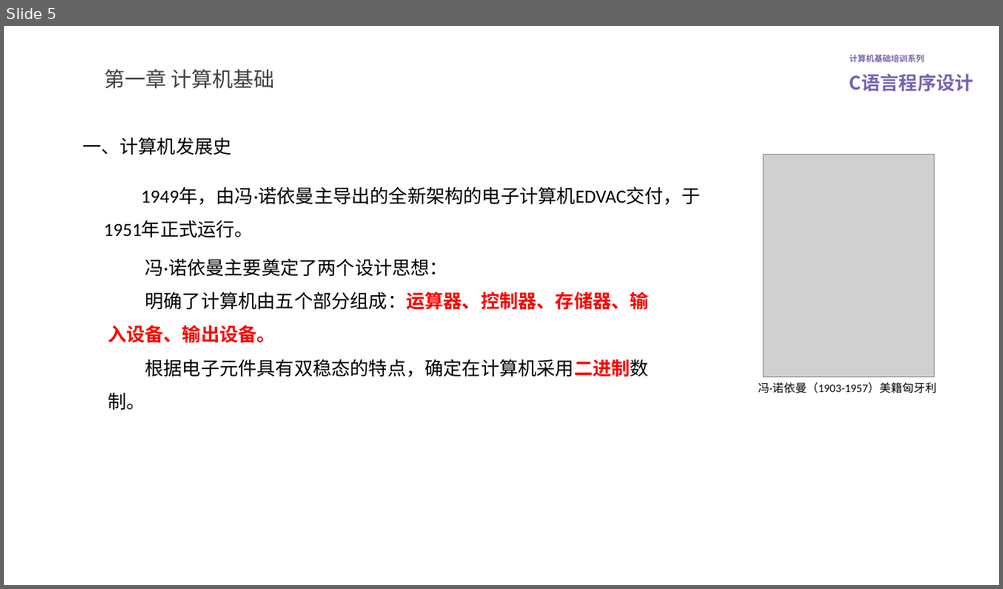
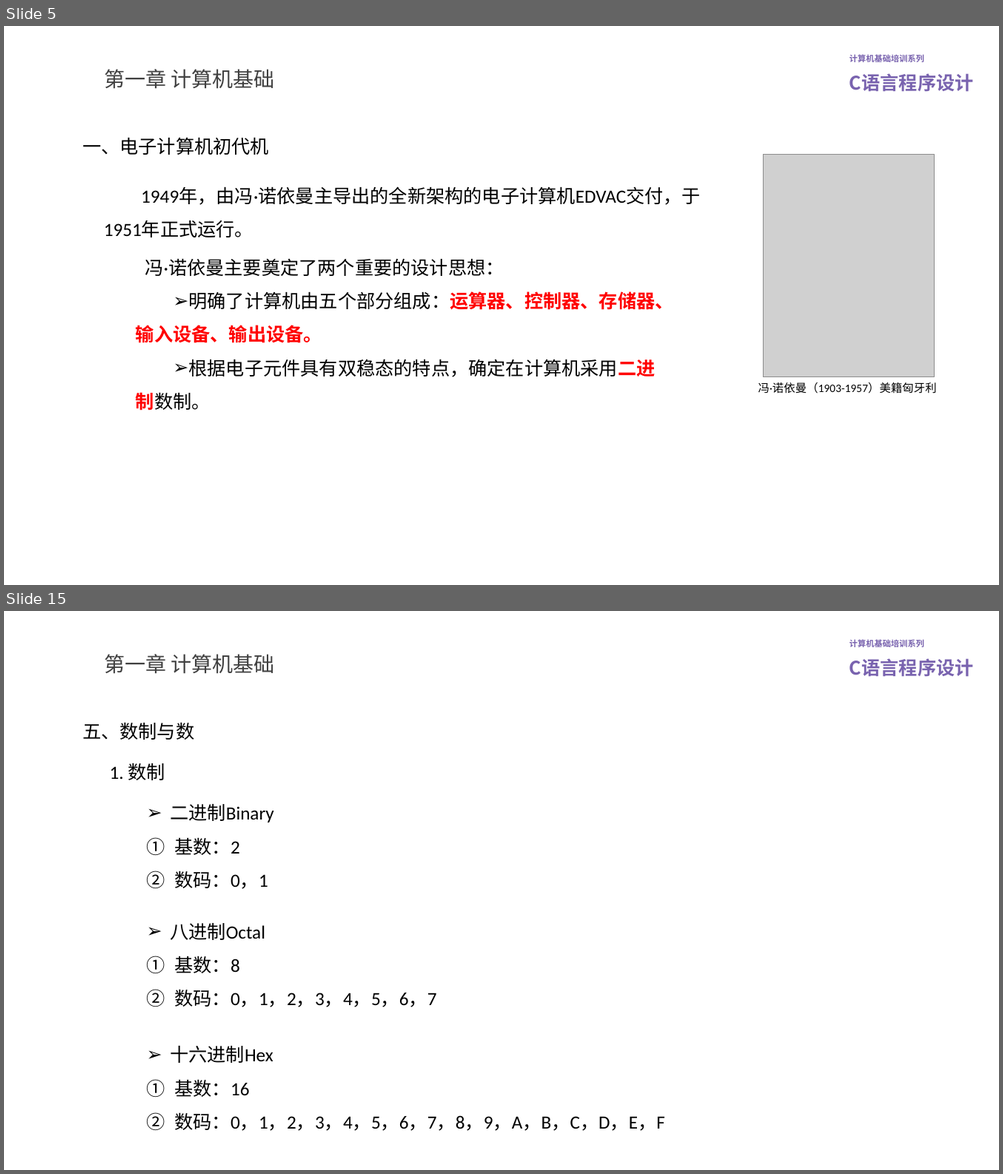
Before and after one commit to lovegce/training-courseware, a slide deck: C语言程序设计.pptx. Shown one above the other, each under a label of ours: slide 5 before the commit, slides 5 and 15 after it; the slides between them are not shown. The pictures are 1003x589 and 1003x1174 pixels, drawn with LibreOffice and Linux fonts; fonts in the diff are those of the drawing; grey boxes stand for pictures; background and template pictures are left out. Boxes give left, top, right and bottom in pixels: in the first picture for what was removed or moved away, otherwise in the second. Text is boxed around its words. In the diff, an @@ line names an element or a change of style, - is before the commit and + after.

Commit message:
添加计算机语言发展、计算机组成、性能指标、数制及运算

```diff
--- a/C语言程序设计.pptx
+++ b/C语言程序设计.pptx
@@ slide 15 added at (4,611,999,1170), background #FFFFFF; not listed: 2 template elements that a slide beside it also shows @@
@@ title added at (104,654,274,674), 20 pt, text #404040 @@
+第一章 计算机基础
@@ text added at (82,722,194,740), 18 pt, text #000000 @@
+五、数制与数
@@ text added at (110,763,165,780), 18 pt, text #000000 @@
+1. 数制
@@ text added at (147,804,274,889), 18 pt, text #000000 @@
+➢ 二进制Binary
+1. 基数：2
+2. 数码：0，1
@@ text added at (170,923,437,1008), 18 pt, text #000000 @@
+➢ 八进制Octal
+1. 基数：8
+2. 数码：0，1，2，3，4，5，6，7
@@ text added at (170,1046,665,1131), 18 pt, text #000000 @@
+➢ 十六进制Hex
+1. 基数：16
+2. 数码：0，1，2，3，4，5，6，7，8，9，A，B，C，D，E，F
@@ slide 5 changed as well @@
@@ text at (82,137,269,155): text changed @@
-一、计算机发展史
+一、电子计算机初代机
@@ text at (145,258,504,276): text changed @@
-冯·诺依曼主要奠定了两个设计思想：
+冯·诺依曼主要奠定了两个重要的设计思想：
@@ text at (136,292,673,411): bullet none to ➢ @@
```
Also in this commit, not shown: 3 other slides changed, 12 other slides added, 4 other files.
